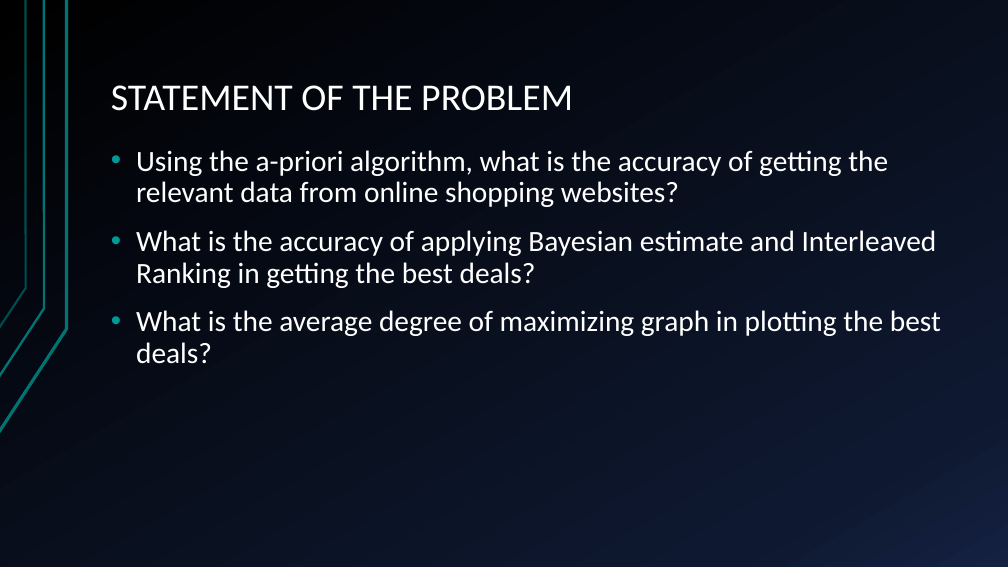
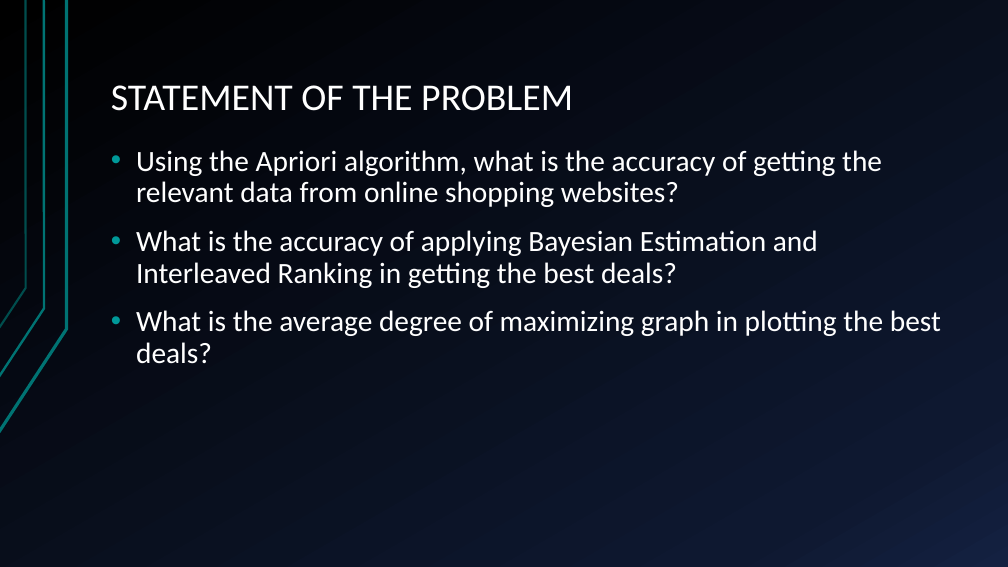
Before and after one commit to christianaveros/ThesisPaper-FOR, a slide deck: slide 4 of TIPid.pptx. Drawn at 1008x567 pixels with LibreOffice and Linux fonts; fonts in the diff are those of the drawing. Boxes give left, top, right and bottom in pixels: in the first picture for what was removed or moved away, otherwise in the second. Text is boxed around its words. In the diff, an @@ line names an element or a change of style, - is before the commit and + after.

```diff
--- a/TIPid.pptx
+++ b/TIPid.pptx
@@ text at (136, 150, 882, 288): text changed @@
-• Using the a-priori algorithm, what is the accuracy of getting the relevant data from online shopping websites?
-• What is the accuracy of applying Bayesian estimate and Interleaved Ranking in getting the best deals?
+• Using the Apriori algorithm, what is the accuracy of getting the relevant data from online shopping websites?
+• What is the accuracy of applying Bayesian Estimation and Interleaved Ranking in getting the best deals?
```
Also in this commit, not shown: 1 other slide changed, 3 other files.
